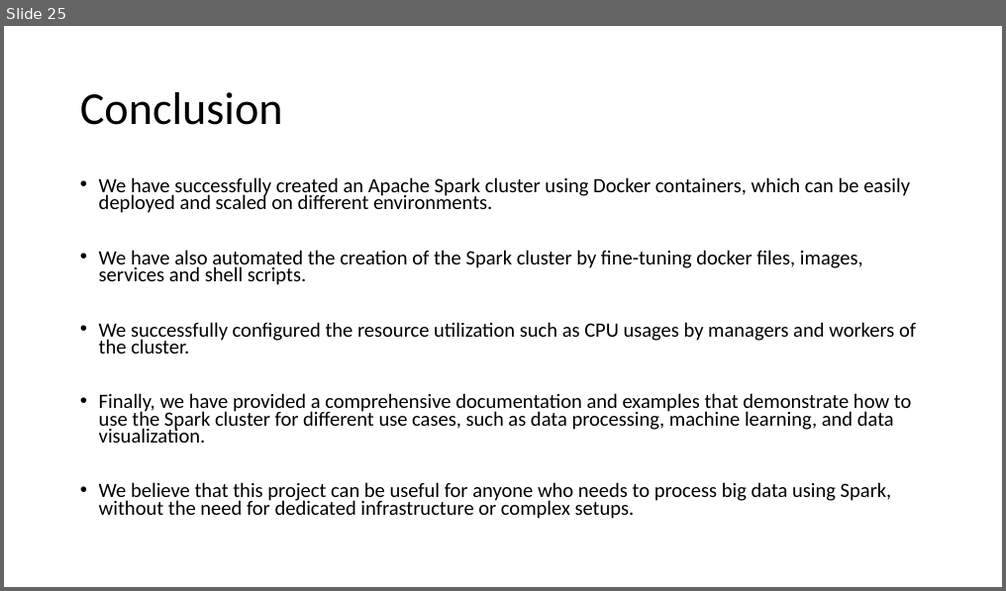
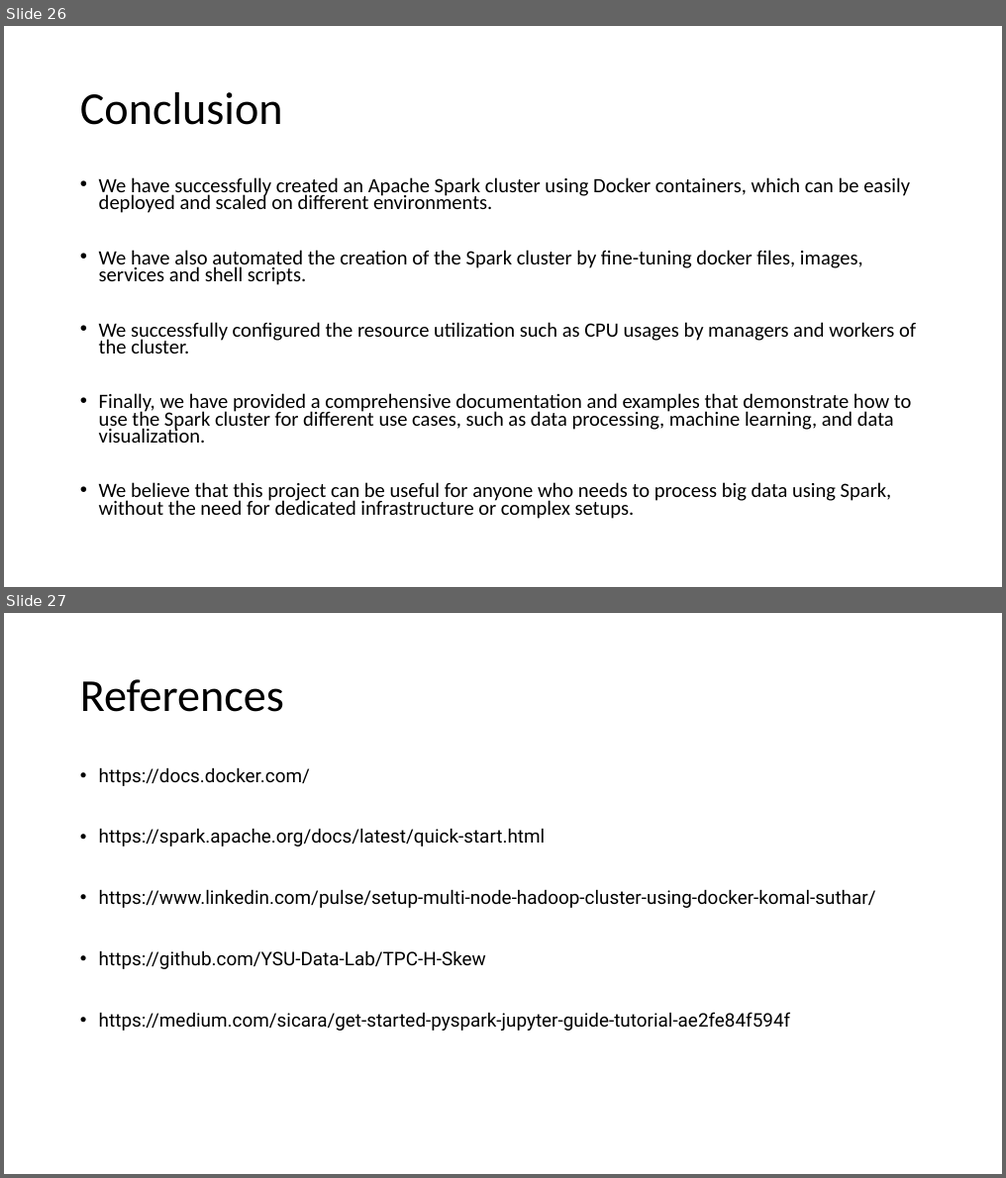
Before and after one commit to gprasad09/Apache-Spark-Cluster-Project, a slide deck: misc/ProjectReports-In progress/TermProject.pptx. Shown one above the other, each under a label of ours: slide 25 before the commit, slides 26 and 27 after it. The pictures are 1006x591 and 1006x1178 pixels, drawn with LibreOffice and Linux fonts; fonts in the diff are those of the drawing. Boxes give left, top, right and bottom in pixels: in the first picture for what was removed or moved away, otherwise in the second. Text is boxed around its words. In the diff, an @@ line names an element or a change of style, - is before the commit and + after.

```diff
--- a/misc/ProjectReports-In progress/TermProject.pptx
+++ b/misc/ProjectReports-In progress/TermProject.pptx
@@ slide 27 added at box(4, 613, 1002, 1174), background #FFFFFF @@
@@ title added at box(80, 679, 284, 712), 44 pt, text #000000 @@
+References
@@ text added at box(99, 767, 876, 1031), 18 pt, text #000000 @@
+• https://docs.docker.com/
+• https://spark.apache.org/docs/latest/quick-start.html
+• https://www.linkedin.com/pulse/setup-multi-node-hadoop-cluster-using-docker-komal-suthar/
+• https://github.com/YSU-Data-Lab/TPC-H-Skew
+• https://medium.com/sicara/get-started-pyspark-jupyter-guide-tutorial-ae2fe84f594f
@@ what was slide 25 is now slide 26 @@
```
Also in this commit, not shown: 6 slides changed, 3 other slides added, 3 slides removed.
